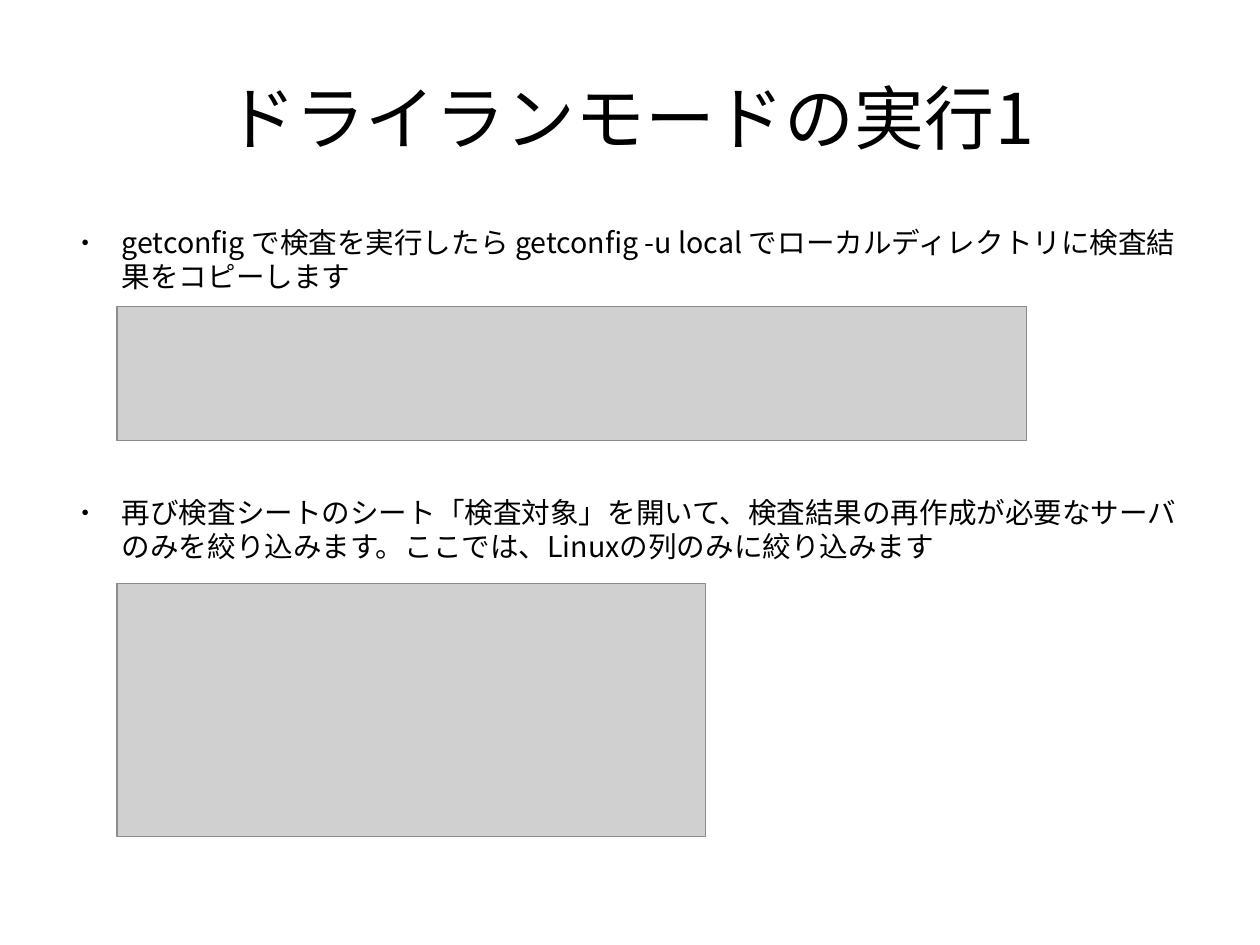
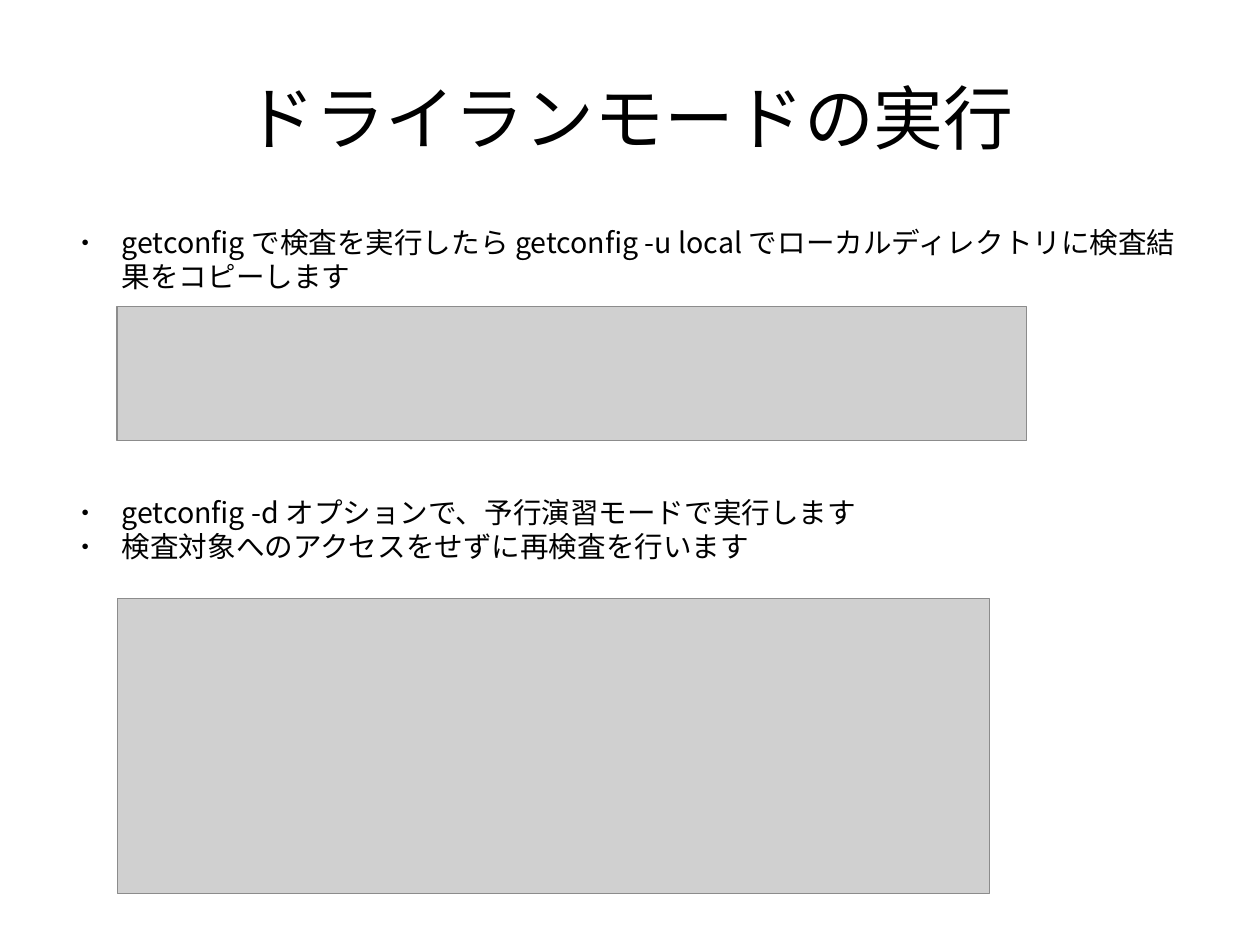
Before and after one commit to frsw3nr/gradle-server-acceptance, a slide deck: slide 49 of docs/jp/tutorial_test_pc.pptx. Drawn at 1260x945 pixels with LibreOffice and Linux fonts; fonts in the diff are those of the drawing; grey boxes stand for pictures. Boxes give left, top, right and bottom in pixels: in the first picture for what was removed or moved away, otherwise in the second. Text is boxed around its words. In the diff, an @@ line names an element or a change of style, - is before the commit and + after.

```diff
--- a/docs/jp/tutorial_test_pc.pptx
+++ b/docs/jp/tutorial_test_pc.pptx
@@ text at <box>245,85,1013,150</box>: text changed @@
-ドライランモードの実行1
+ドライランモードの実行
@@ text at <box>122,499,856,560</box>: text changed @@
-● 再び検査シートのシート「検査対象」を開いて、検査結果の再作成が必要なサーバのみを絞り込みます。ここでは、Linuxの列のみに絞り込みます
+● getconfig -d オプションで、予行演習モードで実行します
+● 検査対象へのアクセスをせずに再検査を行います
@@ picture: place and size @@
-picture at <box>117,584,705,837</box>
+picture at <box>118,599,990,894</box>
```
Also in this commit, not shown: 19 other slides changed, 4 slides added, 5 slides removed, 17 other files.
